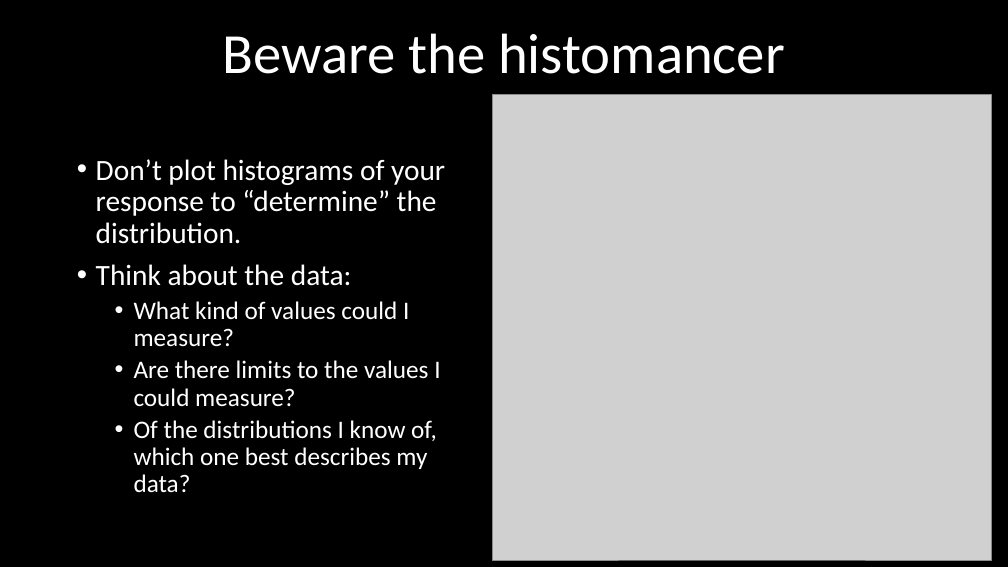
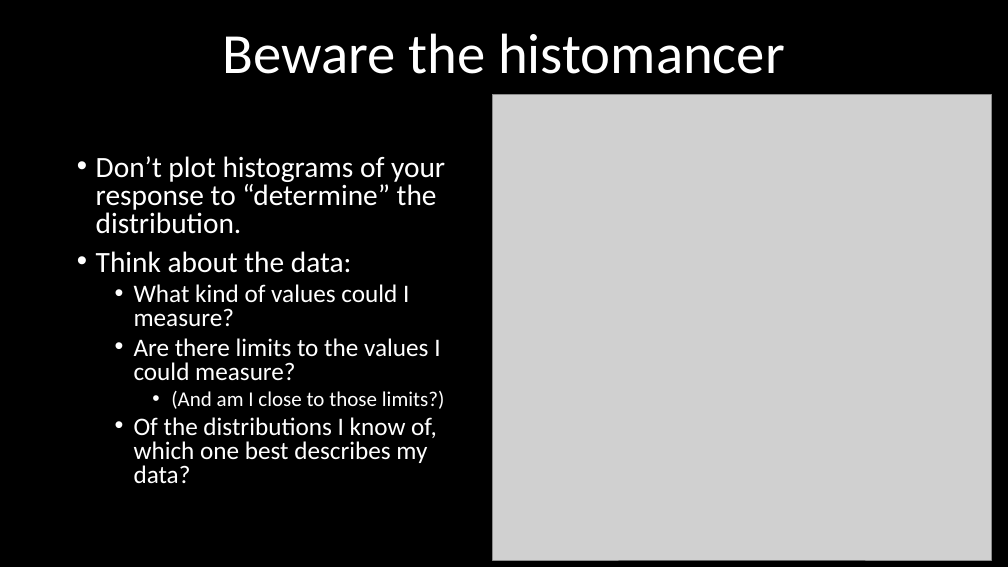
Before and after one commit to DeonRoos/stats-for-biologists, a slide deck: slide 16 of Lecture 2 - lm overview/Slides/Introduction to linear models.pptx (slide 15 before the commit). Drawn at 1008x567 pixels with LibreOffice and Linux fonts; fonts in the diff are those of the drawing; grey boxes stand for pictures. Boxes give left, top, right and bottom in pixels: in the first picture for what was removed or moved away, otherwise in the second. Text is boxed around its words. In the diff, an @@ line names an element or a change of style, - is before the commit and + after.

Commit message:
Wrapped up data vis and intro 2 r lectures

```diff
--- a/Lecture 2 - lm overview/Slides/Introduction to linear models.pptx
+++ b/Lecture 2 - lm overview/Slides/Introduction to linear models.pptx
@@ text at (x1=96, y1=156, x2=445, y2=483): line spacing 0.9 to 0.8 @@
@@ text at (x1=171, y1=391, x2=445, y2=409): paragraph added @@
+    • (And am I close to those limits?)
```
Also in this commit, not shown: 1 other slide changed, 1 slide added, 22 other files.
